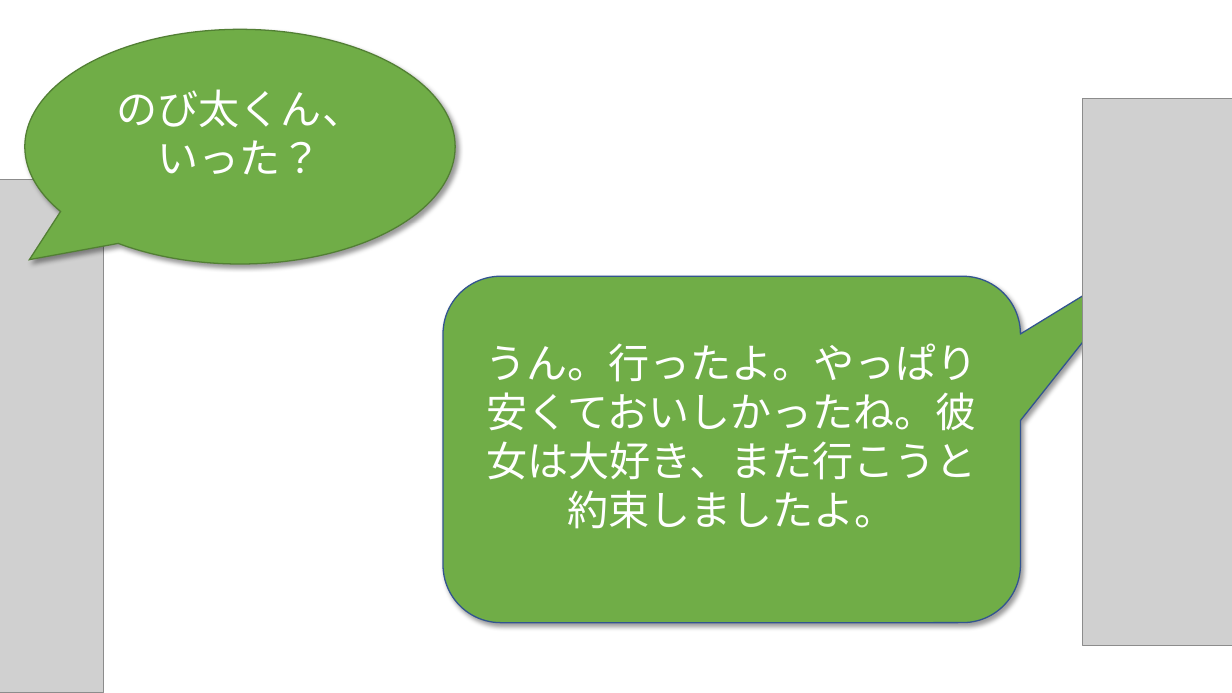
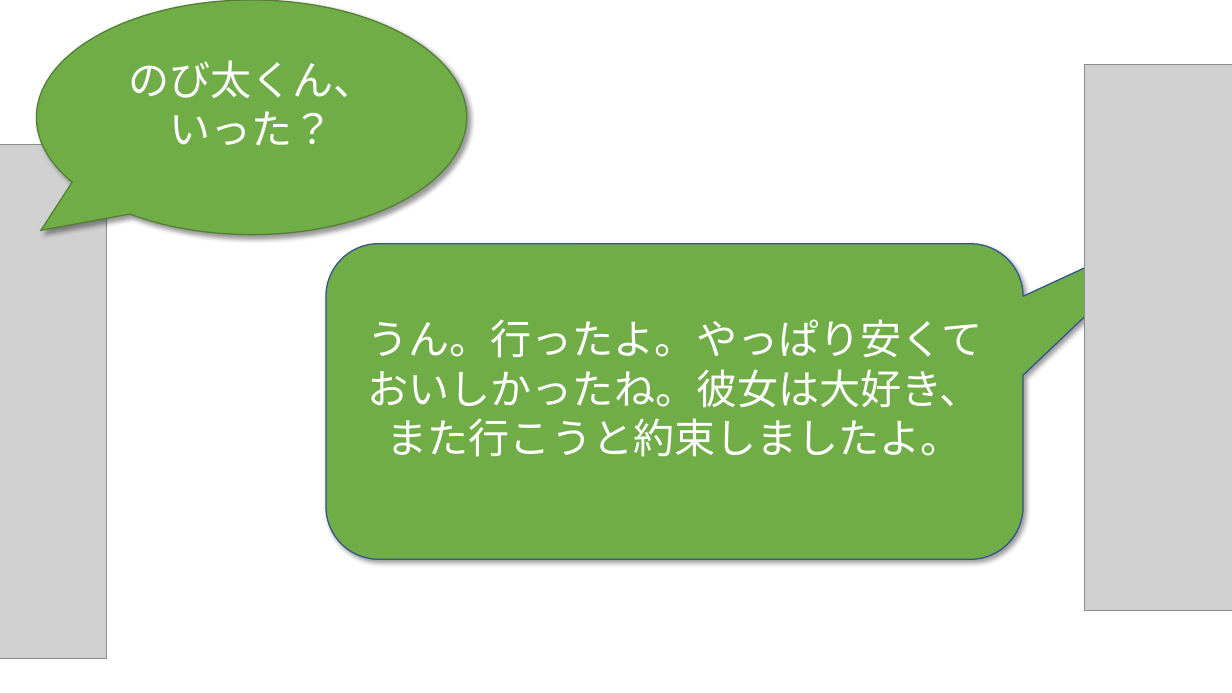
Before and after one commit to phuchung97/phuchung97.github.io, a slide deck: slide 6 of design/story.pptx. Drawn at 1232x693 pixels with LibreOffice and Linux fonts; fonts in the diff are those of the drawing; grey boxes stand for pictures; background and template pictures are left out. Boxes give left, top, right and bottom in pixels: in the first picture for what was removed or moved away, otherwise in the second. Text is boxed around its words. In the diff, an @@ line names an element or a change of style, - is before the commit and + after.

```diff
--- a/design/story.pptx
+++ b/design/story.pptx
@@ speech bubble "のび太くん、いった？": place and size @@
-speech bubble "のび太くん、いった？" at <box>25,30,456,264</box>
+speech bubble "のび太くん、いった？" at <box>36,0,467,235</box>
@@ picture: place and size @@
-picture at <box>1082,99,1232,645</box>
+picture at <box>1085,64,1232,610</box>
@@ picture: place and size @@
-picture at <box>0,180,104,693</box>
+picture at <box>0,145,107,658</box>
@@ rounded speech box "うん。行ったよ。やっぱり安くておいしかったね。彼女は大好き、また行こうと約束しましたよ。": place and size @@
-rounded speech box "うん。行ったよ。やっぱり安くておいしかったね。彼女は大好き、また行こうと約束しましたよ。" at <box>443,276,1020,623</box>
+rounded speech box "うん。行ったよ。やっぱり安くておいしかったね。彼女は大好き、また行こうと約束しましたよ。" at <box>326,244,1023,560</box>
```
Also in this commit, not shown: 19 other slides changed, 22 other files.
